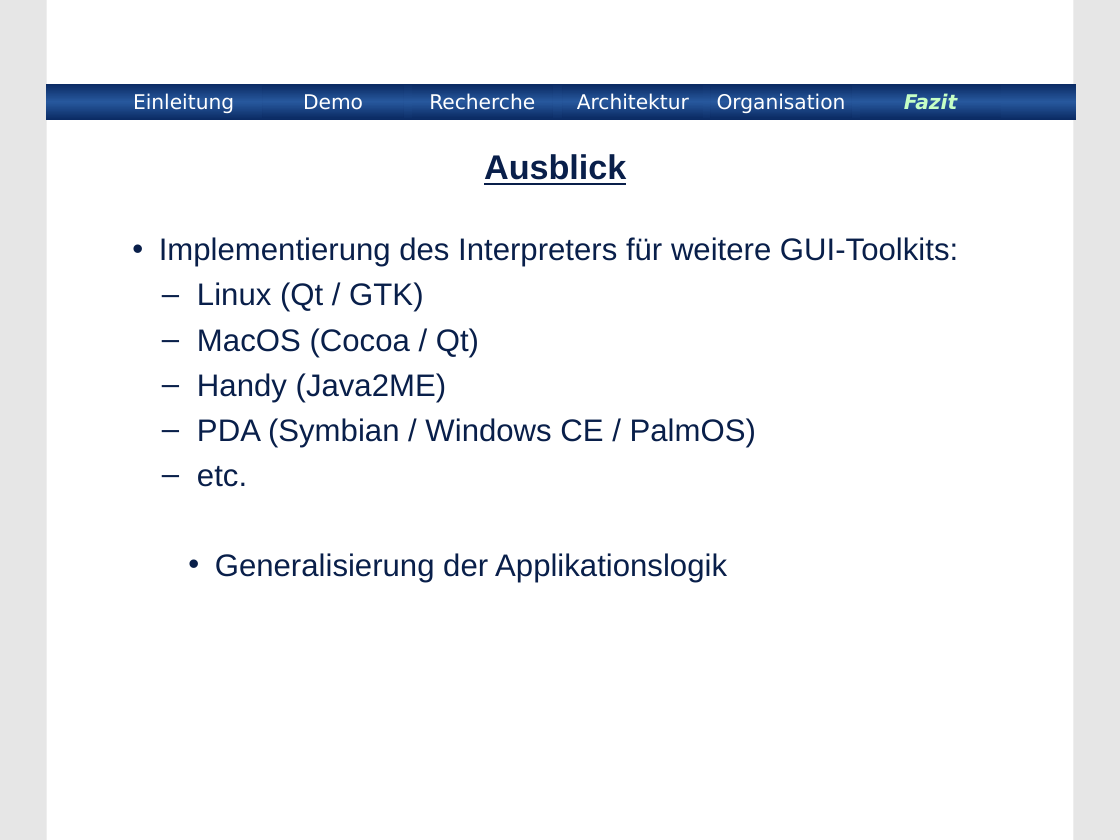
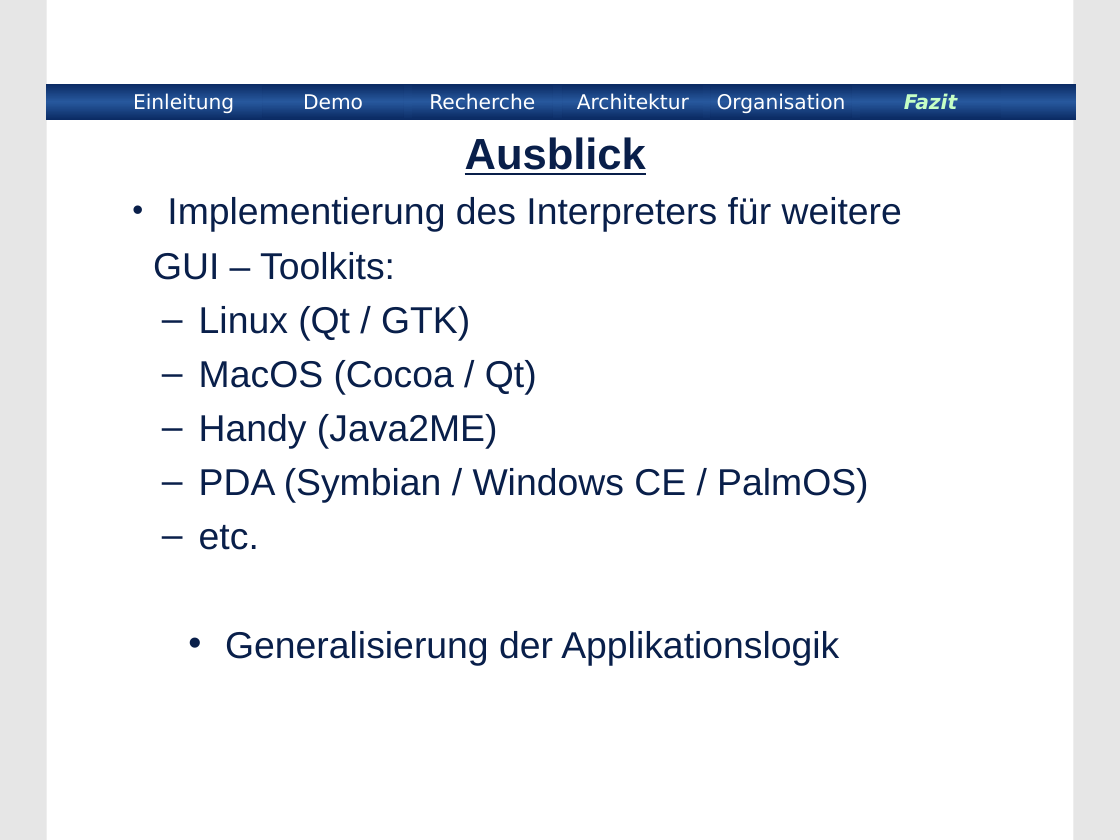
Before and after one commit to BackupTheBerlios/xmlinterface, a slide deck: slide 17 of xmlinterface/project/Praesentation/xmlinterface.ppt (slide 16 before the commit). Drawn at 1120x840 pixels with LibreOffice and Linux fonts; fonts in the diff are those of the drawing; background and template pictures are left out. Boxes give left, top, right and bottom in pixels: in the first picture for what was removed or moved away, otherwise in the second. Text is boxed around its words. In the diff, an @@ line names an element or a change of style, - is before the commit and + after.

```diff
--- a/xmlinterface/project/Praesentation/xmlinterface.ppt
+++ b/xmlinterface/project/Praesentation/xmlinterface.ppt
@@ title "Ausblick": place and size @@
-title "Ausblick" at (484, 154, 626, 185)
+title "Ausblick" at (465, 137, 646, 175)
@@ title "Ausblick" at (465, 137, 646, 175): size 22 to 28 pt @@
@@ subtitle "Implementierung des Interpreters für weitere": place and size @@
-subtitle "Implementierung des Interpreters für weitere" at (159, 237, 958, 582)
+subtitle "Implementierung des Interpreters für weitere" at (153, 197, 902, 665)
@@ subtitle at (153, 197, 902, 280): text changed; size 20 to 24 pt @@
-• Implementierung des Interpreters für weitere GUI-Toolkits:
+• Implementierung des Interpreters für weitere
+GUI – Toolkits:
@@ subtitle at (199, 306, 868, 665): size 20 to 24 pt in "Linux (Qt / GTK)", "MacOS (Cocoa / Qt)", "Handy (Java2ME)", "PDA (Symbian / Windows CE / PalmOS)" and 2 more places; more space between paragraphs @@
```
Also in this commit, not shown: 15 other slides changed, 1 slide added.
